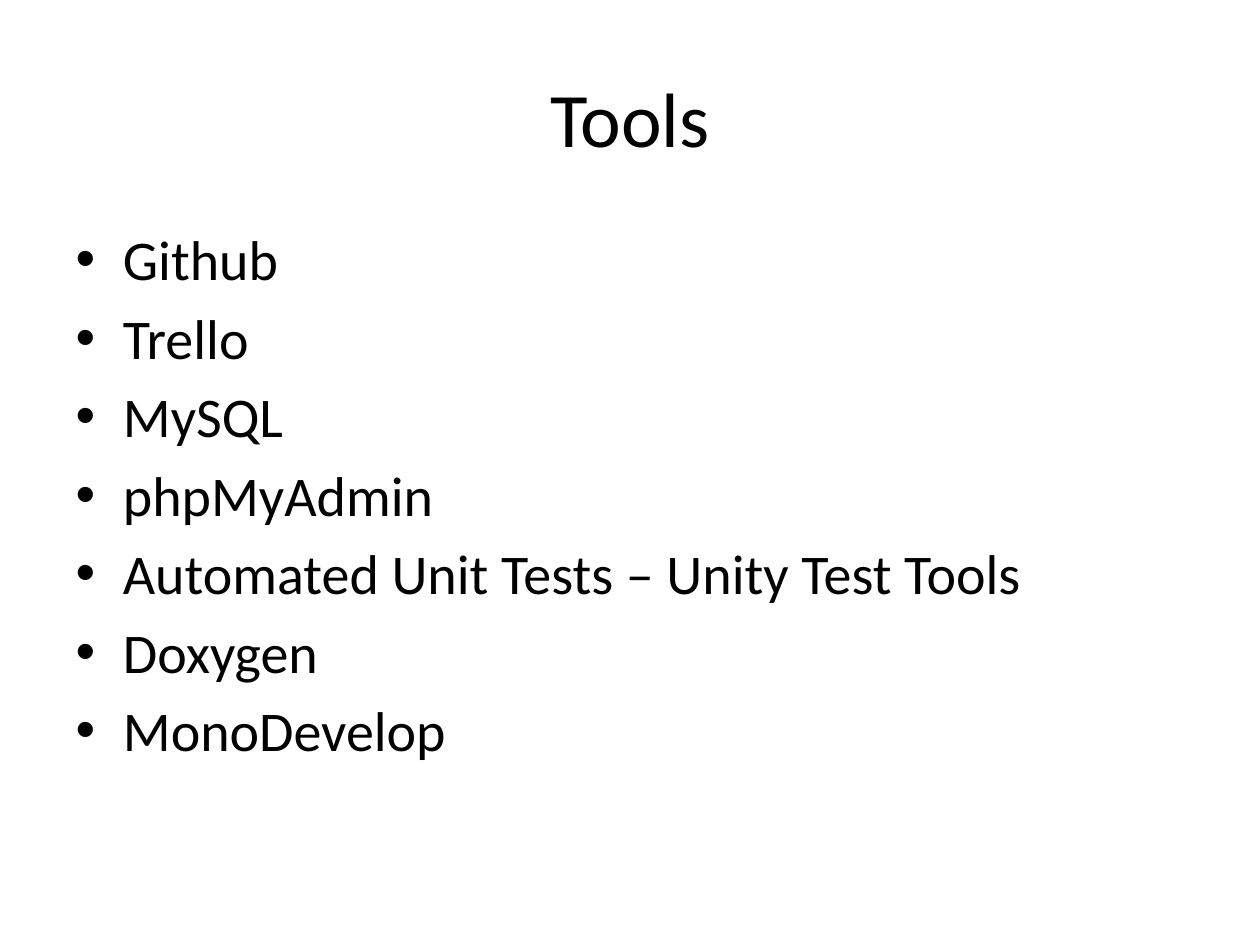
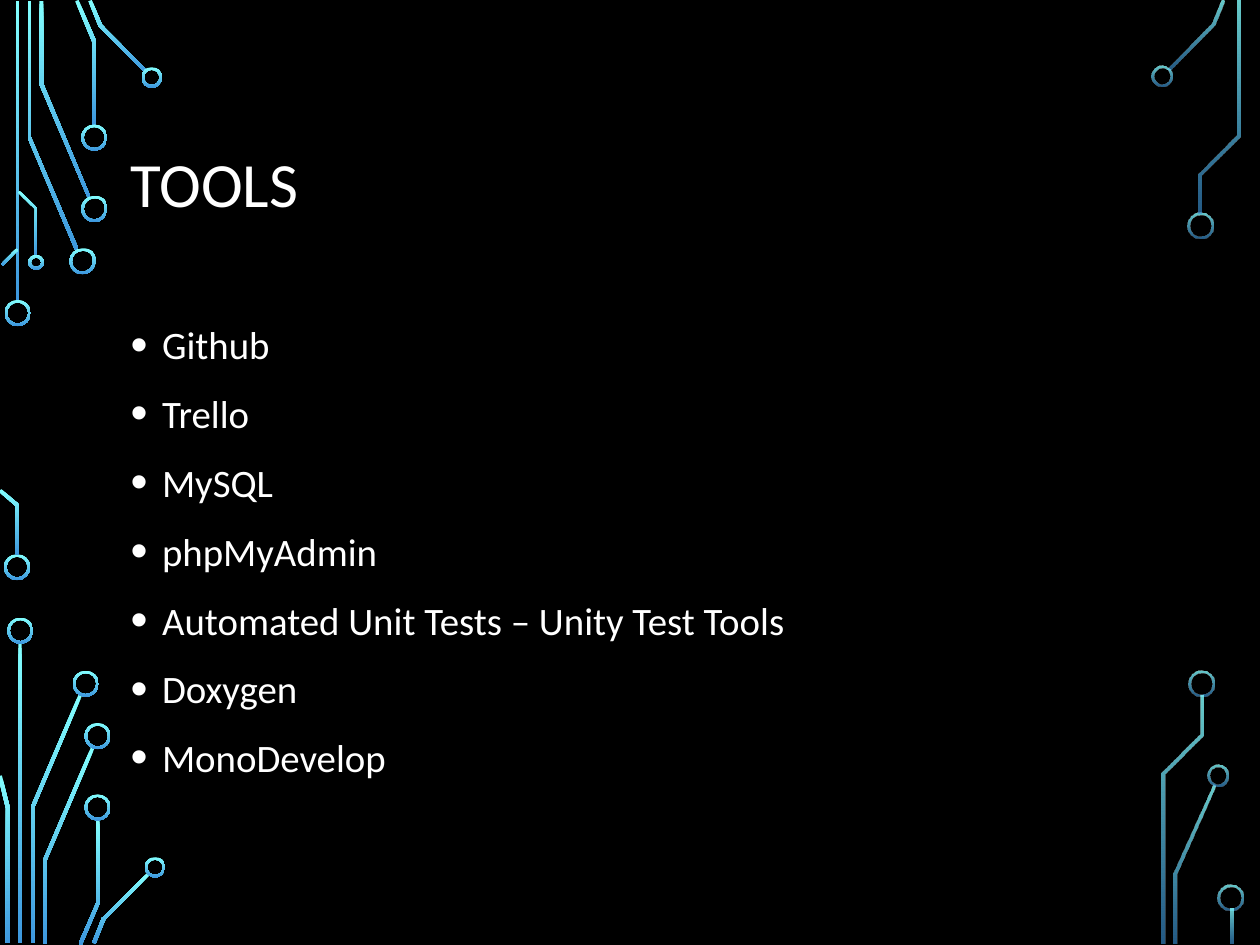
Before and after one commit to sperry94/ANST_Project, a slide deck: slide 2 of AOT2ProjectPresentation.pptx. Drawn at 1260x945 pixels with LibreOffice and Linux fonts; fonts in the diff are those of the drawing; background and template pictures are left out. Boxes give left, top, right and bottom in pixels: in the first picture for what was removed or moved away, otherwise in the second. Text is boxed around its words. In the diff, an @@ line names an element or a change of style, - is before the commit and + after.

```diff
--- a/AOT2ProjectPresentation.pptx
+++ b/AOT2ProjectPresentation.pptx
@@ background #FFFFFF to picture (left out) @@
@@ title at bbox=[131, 166, 299, 208]: text changed; size 44 to 36 pt; text colour #000000 to #FFFFFF @@
-Tools
+TOOLS
@@ text "Github": place and size @@
-text "Github" at bbox=[123, 241, 1020, 760]
+text "Github" at bbox=[162, 332, 784, 779]
@@ text "Github" at bbox=[162, 332, 784, 779]: size 32 to 22.2 pt, text colour #000000 to #FFFFFF; indent changed; line spacing 1 to 1.1; more space between paragraphs @@
@@ group added at bbox=[0, 0, 1244, 945]: 33 freeform shapes, 3 rectangles @@
```
Also in this commit, not shown: 12 other slides changed.
